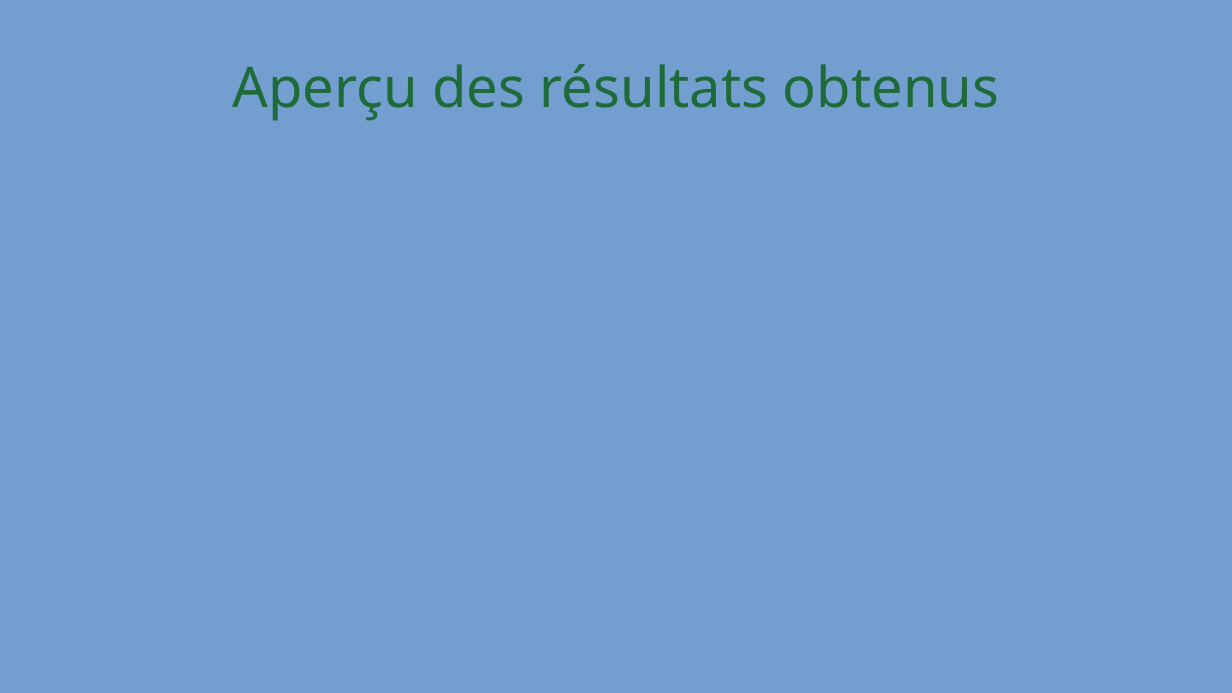
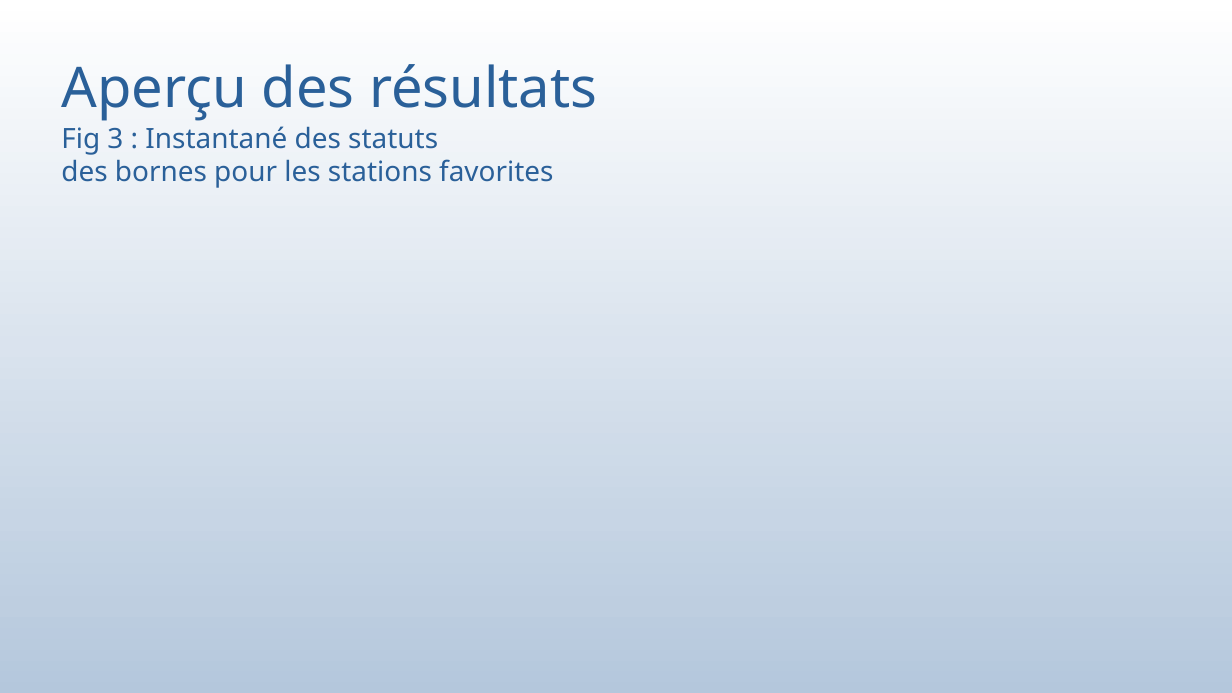
Before and after one commit to bauj/AJC_projet_belib, a slide deck: slide 37 of presentation_projet.odp (slide 9 before the commit). Drawn at 1232x693 pixels with LibreOffice and Linux fonts; fonts in the diff are those of the drawing. Boxes give left, top, right and bottom in pixels: in the first picture for what was removed or moved away, otherwise in the second. Text is boxed around its words. In the diff, an @@ line names an element or a change of style, - is before the commit and + after.

```diff
--- a/presentation_projet.odp
+++ b/presentation_projet.odp
@@ background #729FCF to gradient #FFFFFF to #FEFEFE to #FDFDFE to #FBFCFD to #FAFBFD to #F9FBFC @@
@@ title at (62, 64, 597, 121): text changed; text colour #1E6A39 to #2A6099 @@
-Aperçu des résultats obtenus
+Aperçu des résultats
@@ text added at (61, 126, 553, 188), 18 pt, text #2A6099 @@
+Fig 3 : Instantané des statuts
+des bornes pour les stations favorites
```
Also in this commit, not shown: 6 other slides changed, 35 slides added, 5 slides removed, 15 other files.
